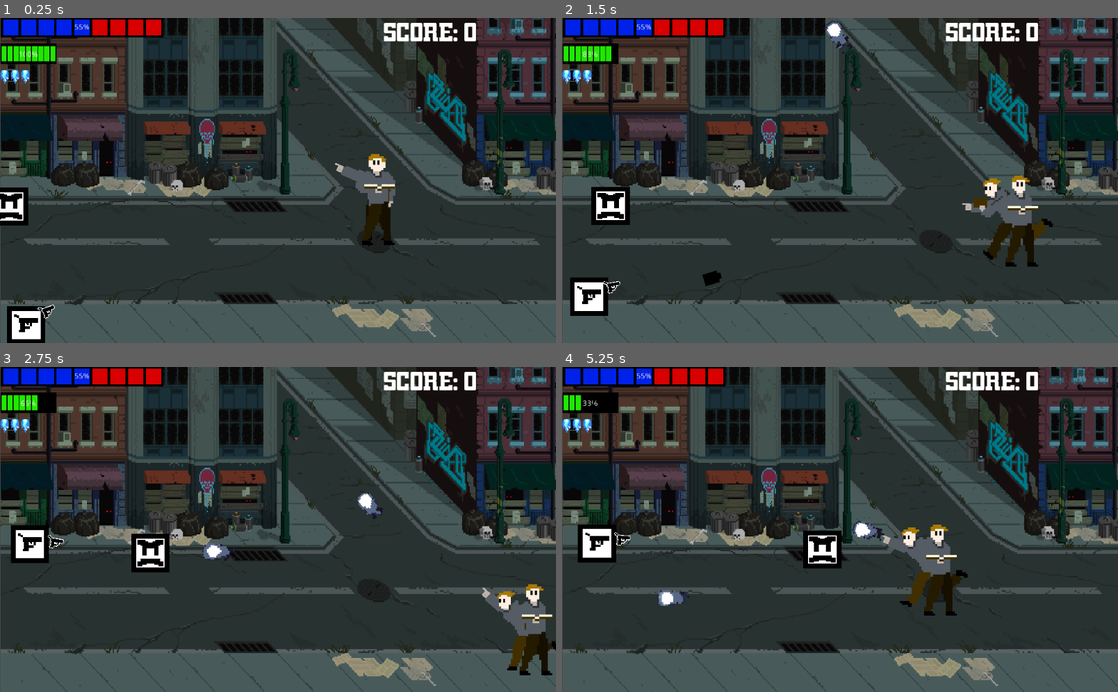
Above: before the commit, frames 1-4 (two rows, left to right).
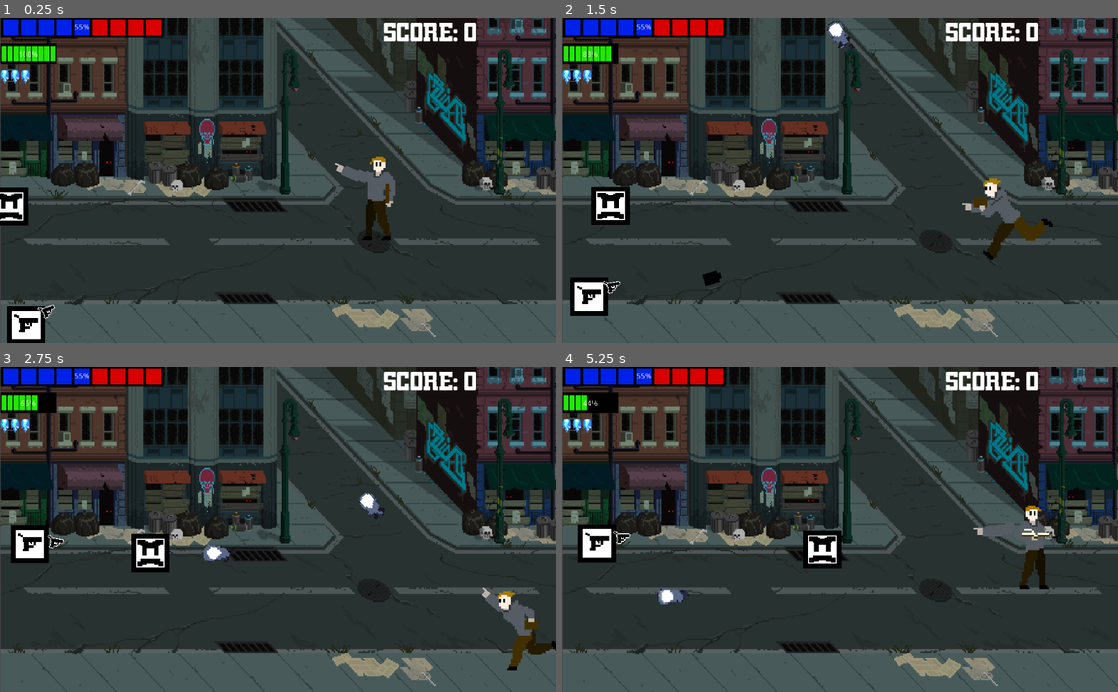
Above: after the commit, the same moments.

Repository: Fronzalo/Political_Counter
Game: Godot game, scene res://Testing grounds.tscn
Two runs of this game, one before a commit and one after it. Both use one fixed random seed, a clock stepped at 60 frames per second and the inputs below.
Inputs (mouse positions are in pixels of both pictures, inside the frame that each line leads up to):
- Up to frame 1 (0.25 s): no input
- Up to frame 2 (1.5 s): tap Enter at 0.5 s; move the mouse to (962, 164) at 0.52 s; hold D (right) 0.53-1.28 s; click (962, 164) at 0.6 s; move the mouse to (728, 196) at 1.27 s; hold S (down) from 1.28 s (still down); right-click (728, 196) at 1.35 s
- Up to frame 3 (2.75 s): click (166, 545) at 1.55 s; move the mouse to (333, 458) at 2.02 s; release S (down) at 2.03 s; hold D (right) from 2.03 s (still down); click (333, 458) at 2.1 s
- Up to frame 4 (5.25 s): move the mouse to (812, 594) at 2.77 s; release D (right) at 2.78 s; hold Up (up) 2.78-3.53 s; click (812, 594) at 2.85 s; move the mouse to (1006, 578) at 3.52 s; hold A (left) 3.53-5.03 s; right-click (1006, 578) at 3.6 s; click (1006, 578) at 3.8 s; tap R (Reload) at 4.15 s; move the mouse to (673, 480) at 4.27 s; click (673, 480) at 4.35 s; move the mouse to (867, 529) at 5.02 s; hold S (down) from 5.03 s (still down); click (867, 529) at 5.1 s

The runs differ from the first frame. In frame 1, 0.5% of the frame differs, in the area x 64-71%, y 41-70%; in frame 2, 1.0%; in frame 3, 1.0%; in frame 4, 3.0%, in the area x 3-88%, y 8-77%.

Commit message:
GIMME A SECOND, IM RELOADING!
reloading, but better~!

Diff:
--- a/KinematicBody2D.gd
+++ b/KinematicBody2D.gd
@@ -7,13 +7,68 @@
 var reload_time = 0.3
 var bullet = preload("res://projectile.tscn")
 var chargeshot = preload("res://chargeshot.tscn")
-
-func get_input():
-	velocity = Vector2()
+var state
+
+func reload():
+	state = "reloading"
+	$Sprite.hide()
+	$Run_animation.hide()
+	$reload_swap.show()
+	$AnimationPlayer.play("reload_to")
+	yield($AnimationPlayer, "animation_finished")
+	$reload_swap.hide()
+	$reload.show()
+	state = "Actively Reloading"
+
+func active_reload():
+	$reload.hide()
+	$reload_swap.hide()
+	$reload_idle.show()
+	$AnimationPlayer.play("reload_idle")
+	if Input.is_action_just_pressed("shoot"):
+		state = "page flip"
+	if Input.is_action_just_pressed("Reload"):
+		state = "leave reloading"
+
+func page_flip():
+	$reload_idle.hide()
+	$reload.show()
+	$AnimationPlayer.play("reload")
+	yield($AnimationPlayer, "animation_finished")
+	PlayerInfo.change_shots(1)
+	state = "Actively Reloading"
+
+func leave_reloading():
+	$reload_idle.hide()
+	$reload.hide()
+	$reload_swap.show()
+	$AnimationPlayer.play("reload_from")
+	yield($AnimationPlayer, "animation_finished")
+	$reload_swap.hide()
+	state = null
+
+
+func move():
 	velocity.x = Input.get_action_strength("right") - Input.get_action_strength("left")
 	velocity.y = Input.get_action_strength("down") - Input.get_action_strength("up")
 	velocity = velocity.normalized() * speed
-
+	velocity = move_and_slide(velocity)
+	if velocity != Vector2.ZERO:
+		$Sprite.hide()
+		$Run_animation.show()
+		if $ArmPosition.is_flipped == true:
+			$AnimationPlayer.play("running_flipped")
+		else:
+			$AnimationPlayer.play("Running")
+	else:
+		$Run_animation.hide()
+		$Sprite.show()
+		if $ArmPosition.is_flipped == true:
+			$AnimationPlayer.play("Idle_flipped")
+		else:
+			$AnimationPlayer.play("Idle")
+	if Input.is_action_just_pressed("Reload"):
+		state = "reload"
 	if Input.is_action_just_pressed("shoot"):
 		$chargetimer.start()
 	if Input.is_action_just_released("shoot"):
@@ -26,14 +81,66 @@
 			$chargetimer.stop()
 			chargetimer = false
 
-	if Input.is_action_just_pressed("Reload"):
-		PlayerInfo.change_shots(+1)
+func get_input():
+	print(state)
+	if state != "reloading" and state != "reload" and state != "Actively Reloading" and state != "page flip" and state != "leave reloading":
+		state = "moving"
+	impliment_state()
+
+func impliment_state():
+	match(state):
+		"reload":
+			reload()
+		"moving":
+			move()
+		"Actively Reloading":
+			active_reload()
+		"page flip":
+			page_flip()
+		"leave reloading":
+			leave_reloading()
+
+
+
+#	velocity = Vector2()
+#	if reloading == false:
+#		velocity.x = Input.get_action_strength("right") - Input.get_action_strength("left")
+#		velocity.y = Input.get_action_strength("down") - Input.get_action_strength("up")
+#		velocity = velocity.normalized() * speed
+#
+#	if Input.is_action_just_pressed("shoot")
+#		$chargetimer.start()
+#	else:
+#		$AnimationPlayer.play("reload")
+#		yield($AnimationPlayer, "animation_finished")
+#		PlayerInfo.change_shots(+1)
+#	if Input.is_action_just_released("shoot") and reloading == false:
+#		if chargetimer == true:
+#			charge_shoot()
+#			$chargetimer.stop()
+#			chargetimer = false
+#		else:
+#			shoot()
+#			$chargetimer.stop()
+#			chargetimer = false
+#
+#	if Input.is_action_just_pressed("Reload") and reloading == false:
+#		reloading = true
+#		$Sprite.hide()
+#		$Run_animation.hide()
+#		$reload_swap.show()
+#		$AnimationPlayer.play("reload_to")
+#		yield($AnimationPlayer, "animation_finished")
+#		$reload_swap.hide()
+#		$reload.show()
+#		$AnimationPlayer.play("reload_idle")
 
 
 #	if Input.is_action_just_pressed("shoot"):
 #			shoot()
 #	if Input.is_action_just_pressed("alt_fire"):
 #		charge_shoot()
+
 
 
 func _on_chargetimer_timeout():
@@ -49,21 +156,21 @@
 
 func _physics_process(delta):
 	get_input()
-	velocity = move_and_slide(velocity)
-	if velocity != Vector2.ZERO:
-		$Sprite.hide()
-		$Run_animation.show()
-		if $ArmPosition.is_flipped == true:
-			$AnimationPlayer.play("running_flipped")
-		else:
-			$AnimationPlayer.play("Running")
-	else:
-		$Run_animation.hide()
-		$Sprite.show()
-		if $ArmPosition.is_flipped == true:
-			$AnimationPlayer.play("Idle_flipped")
-		else:
-			$AnimationPlayer.play("Idle")
+#	velocity = move_and_slide(velocity)
+#	if velocity != Vector2.ZERO:
+#		$Sprite.hide()
+#		$Run_animation.show()
+#		if $ArmPosition.is_flipped == true:
+#			$AnimationPlayer.play("running_flipped")
+#		else:
+#			$AnimationPlayer.play("Running")
+#	else:
+#		$Run_animation.hide()
+#		$Sprite.show()
+#		if $ArmPosition.is_flipped == true:
+#			$AnimationPlayer.play("Idle_flipped")
+#		else:
+#			$AnimationPlayer.play("Idle")
 
 func shoot():
 	if PlayerInfo.current_shots >= 1 and not Input.is_action_pressed("Reload"):
--- a/Player.tscn
+++ b/Player.tscn
@@ -7,6 +7,7 @@
 [ext_resource path="res://idle.png" type="Texture" id=5]
 [ext_resource path="res://reload during.png" type="Texture" id=6]
 [ext_resource path="res://reload inital.png" type="Texture" id=7]
+[ext_resource path="res://reload during (1).png" type="Texture" id=8]
 
 [sub_resource type="RectangleShape2D" id=1]
 extents = Vector2( 12.7566, 3.20574 )
@@ -125,6 +126,54 @@
 "times": PoolRealArray( 0, 0.1, 0.2, 0.3, 0.4, 0.5, 0.6, 0.7, 0.8 )
 }
 
+[sub_resource type="Animation" id=7]
+resource_name = "reload"
+length = 0.55
+step = 0.05
+tracks/0/type = "value"
+tracks/0/path = NodePath("reload:frame")
+tracks/0/interp = 1
+tracks/0/loop_wrap = true
+tracks/0/imported = false
+tracks/0/enabled = true
+tracks/0/keys = {
+"times": PoolRealArray( 0, 0.05, 0.1, 0.15, 0.2, 0.25, 0.3, 0.35, 0.4, 0.45, 0.5, 0.55 ),
+"transitions": PoolRealArray( 1, 1, 1, 1, 1, 1, 1, 1, 1, 1, 1, 1 ),
+"update": 1,
+"values": [ 0, 1, 2, 3, 4, 5, 6, 7, 8, 9, 10, 0 ]
+}
+
+[sub_resource type="Animation" id=11]
+resource_name = "reload_from"
+length = 0.8
+tracks/0/type = "value"
+tracks/0/path = NodePath("reload_swap:frame")
+tracks/0/interp = 1
+tracks/0/loop_wrap = true
+tracks/0/imported = false
+tracks/0/enabled = true
+tracks/0/keys = {
+"times": PoolRealArray( 0, 0.1, 0.2, 0.3, 0.4, 0.5 ),
+"transitions": PoolRealArray( 1, 1, 1, 1, 1, 1 ),
+"update": 1,
+"values": [ 5, 4, 3, 2, 1, 0 ]
+}
+
+[sub_resource type="Animation" id=10]
+resource_name = "reload_idle"
+tracks/0/type = "value"
+tracks/0/path = NodePath("reload_idle:frame")
+tracks/0/interp = 1
+tracks/0/loop_wrap = true
+tracks/0/imported = false
+tracks/0/enabled = true
+tracks/0/keys = {
+"times": PoolRealArray( 0, 0.6, 1 ),
+"transitions": PoolRealArray( 1, 1, 1 ),
+"update": 0,
+"values": [ 0, 1, 1 ]
+}
+
 [sub_resource type="Animation" id=8]
 resource_name = "reload_to"
 length = 0.8
@@ -141,8 +190,7 @@
 "values": [ 0, 1, 2, 3, 4, 5, 5, 5, 5, 5, 5 ]
 }
 
-[sub_resource type="Animation" id=7]
-resource_name = "running_flipped"
+[sub_resource type="Animation" id=9]
 length = 0.8
 loop = true
 tracks/0/type = "value"
@@ -212,6 +260,7 @@
 position = Vector2( 12.976, -0.601 )
 
 [node name="Sprite" type="Sprite" parent="."]
+visible = false
 rotation = 8.74228e-08
 scale = Vector2( 0.898, 0.898 )
 texture = ExtResource( 5 )
@@ -253,8 +302,11 @@
 anims/Idle = SubResource( 4 )
 anims/Idle_flipped = SubResource( 5 )
 anims/Running = SubResource( 6 )
+anims/reload = SubResource( 7 )
+anims/reload_from = SubResource( 11 )
+anims/reload_idle = SubResource( 10 )
 anims/reload_to = SubResource( 8 )
-anims/running_flipped = SubResource( 7 )
+anims/running_flipped = SubResource( 9 )
 
 [node name="Chargereload" type="Timer" parent="."]
 wait_time = 5.0
@@ -263,15 +315,26 @@
 [node name="chargetimer" type="Timer" parent="."]
 
 [node name="reload" type="Sprite" parent="."]
+visible = false
+scale = Vector2( 0.898, 0.898 )
 texture = ExtResource( 6 )
 hframes = 2
 vframes = 6
+frame = 1
 
 [node name="reload_swap" type="Sprite" parent="."]
+visible = false
+scale = Vector2( 0.898, 0.898 )
 texture = ExtResource( 7 )
 hframes = 2
 vframes = 3
-frame = 5
+
+[node name="reload_idle" type="Sprite" parent="."]
+visible = false
+scale = Vector2( 0.898, 0.898 )
+texture = ExtResource( 8 )
+vframes = 2
+frame = 1
 
 [connection signal="timeout" from="ReloadTimer" to="." method="_on_ReloadTimer_timeout"]
 [connection signal="timeout" from="ReloadTimer/Reload_Time" to="." method="_on_Reload_Time_timeout"]
Not shown: 1 places in Player.tscn that only renumber resources
Binary file added: reload during (1).png
Not shown, added: reload during (1).png.import
